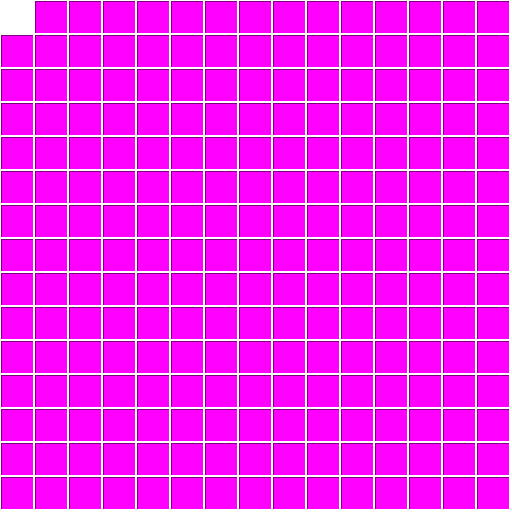
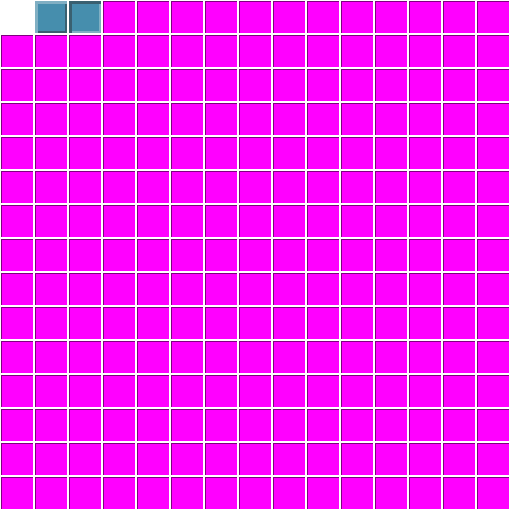
Before/after of a 512 × 512 layered artwork. What changed in the layer stack:
added layer "ButtonNormal copy" above "ButtonNormal" over [69, 1, 101, 33]
added layer "ButtonNormal" above "Background" over [35, 1, 67, 33]
painted on "Background" over [35, 1, 101, 33]
